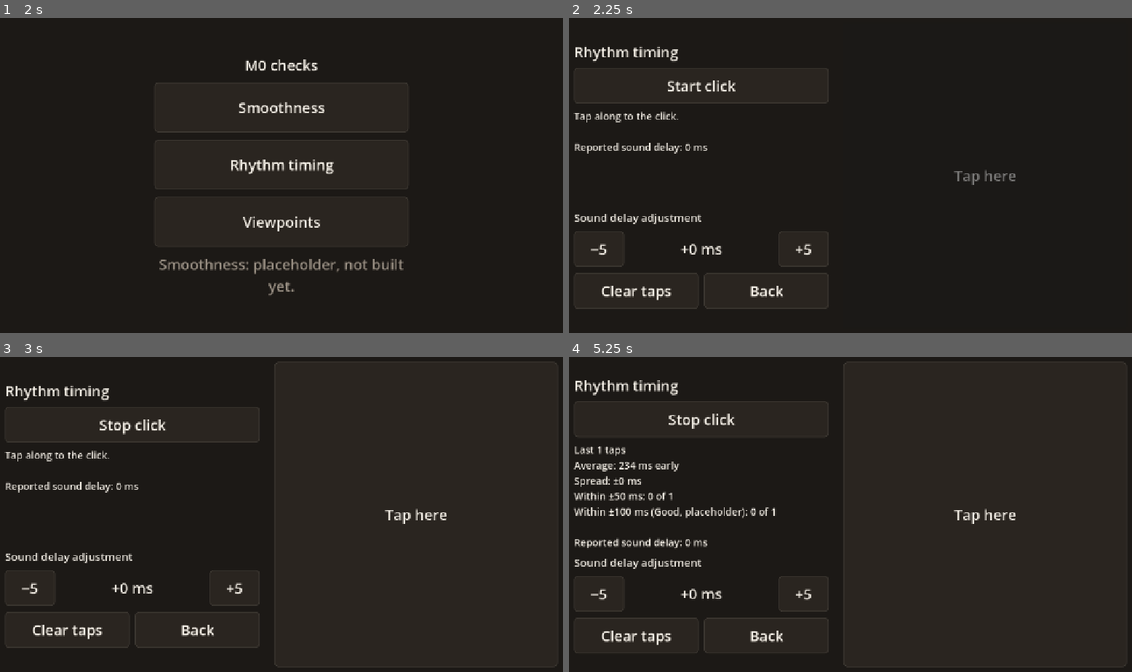
Above: before the commit, frames 1-4 (two rows, left to right).
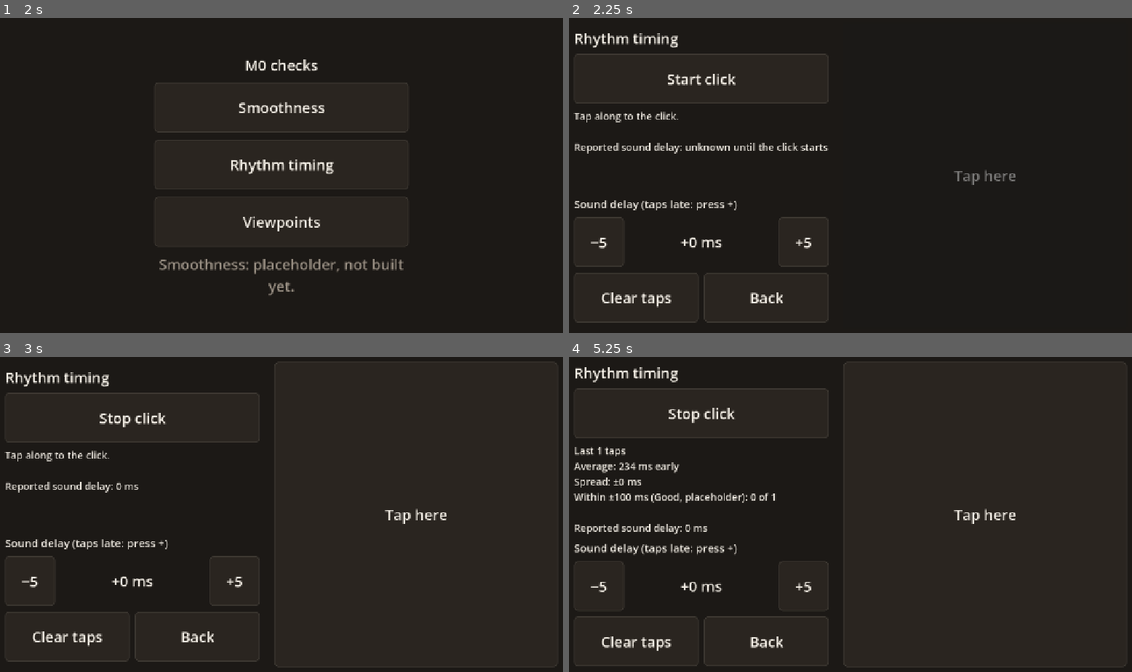
Above: after the commit, the same moments.

Repository: dsickles/Threshold
Game: Godot game, scene res://scenes/ui/m0_menu.tscn
The game is run twice, just before and just after one commit, with the same random seed, the same clock (stepped at 60 frames per second) and the same inputs. Sound files missing from this copy of the repository are replaced by a short silence.
Inputs:
- Up to frame 1 (2 s): click "Tap to begin" at 0.5 s; click "Smoothness" at 1.25 s
- Up to frame 2 (2.25 s): click "Rhythm timing" at 2 s
- Up to frame 3 (3 s): click "Start click" at 2.75 s
- Up to frame 4 (5.25 s): click "Stop click" at 3.5 s; click "Start click" at 4.25 s; click "Tap here" at 5 s

Frame 1 is identical in both runs. In frame 2, 3.4% of the frame differs, in the area x 1-47%, y 4-97%; in frame 3, 3.1%; in frame 4, 5.4%, in the area x 0-47%, y 3-99%.

Commit message:
Rhythm check review fixes: 110px buttons, quarter-beat delay limit, clearer readouts (DAS-68)
Co-Authored-By: Claude Opus 5.5 <noreply@anthropic.com>

Diff:
--- a/game/scenes/ui/m0_rhythm_check.gd
+++ b/game/scenes/ui/m0_rhythm_check.gd
@@ -8,14 +8,14 @@
 ## distance to the nearest click.
 
 const RECENT_TAPS := 20
-const TIGHT_WINDOW_MS := 50.0
 # Placeholder: the real Good window is decided when the Partner is built.
 const GOOD_WINDOW_MS := 100.0
 const DELAY_STEP_MS := 5.0
-const DELAY_LIMIT_MS := 300.0
+# A quarter beat. Near half a beat, late taps would wrap round to read early.
+const DELAY_LIMIT_MS := 150.0
 
 var _beat_seconds: float
-var _output_latency: float
+var _output_latency_seconds := -1.0  # Unknown until the click first starts.
 var _delay_ms := 0.0
 # Offsets in seconds before the delay adjustment, so changing the adjustment
 # re-scores taps already made.
@@ -50,7 +50,7 @@
 		_tap_pad.disabled = true
 		return
 	# Read once: it can be slow, and it doesn't change while playing.
-	_output_latency = AudioServer.get_output_latency()
+	_output_latency_seconds = AudioServer.get_output_latency()
 	_player.play()
 	_start_button.text = "Stop click"
 	_tap_pad.disabled = false
@@ -61,7 +61,7 @@
 	if not _player.playing:
 		return
 	var heard := _player.get_playback_position() \
-			+ AudioServer.get_time_since_last_mix() - _output_latency
+			+ AudioServer.get_time_since_last_mix() - _output_latency_seconds
 	_raw_offsets.append(_wrap_to_beat(heard))
 	if _raw_offsets.size() > RECENT_TAPS:
 		_raw_offsets.pop_front()
@@ -88,7 +88,9 @@
 
 func _refresh() -> void:
 	_delay_value.text = "%+d ms" % roundi(_delay_ms)
-	var latency_text := "Reported sound delay: %d ms" % roundi(_output_latency * 1000.0)
+	var latency_text := "Reported sound delay: unknown until the click starts"
+	if _output_latency_seconds >= 0.0:
+		latency_text = "Reported sound delay: %d ms" % roundi(_output_latency_seconds * 1000.0)
 	if _raw_offsets.is_empty():
 		_results.text = "Tap along to the click.\n\n%s" % latency_text
 		return
@@ -102,12 +104,9 @@
 		mean += offset
 	mean /= count
 	var variance := 0.0
-	var tight := 0
 	var good := 0
 	for offset in offsets_ms:
 		variance += (offset - mean) ** 2
-		if absf(offset) <= TIGHT_WINDOW_MS:
-			tight += 1
 		if absf(offset) <= GOOD_WINDOW_MS:
 			good += 1
 	var spread := sqrt(variance / count)
@@ -116,7 +115,6 @@
 		"Last %d taps" % count,
 		"Average: %s" % _describe(mean),
 		"Spread: ±%d ms" % roundi(spread),
-		"Within ±%d ms: %d of %d" % [roundi(TIGHT_WINDOW_MS), tight, count],
 		"Within ±%d ms (Good, placeholder): %d of %d" % [roundi(GOOD_WINDOW_MS), good, count],
 		"",
 		latency_text,
--- a/game/scenes/ui/m0_rhythm_check.tscn
+++ b/game/scenes/ui/m0_rhythm_check.tscn
@@ -53,13 +53,13 @@
 
 [node name="StartButton" type="Button" parent="Margin/Columns/Controls"]
 unique_name_in_owner = true
-custom_minimum_size = Vector2(0, 80)
+custom_minimum_size = Vector2(0, 110)
 layout_mode = 2
 text = "Start click"
 
 [node name="Results" type="Label" parent="Margin/Columns/Controls"]
 unique_name_in_owner = true
-custom_minimum_size = Vector2(0, 210)
+custom_minimum_size = Vector2(0, 180)
 layout_mode = 2
 theme_override_font_sizes/font_size = 22
 autowrap_mode = 3
@@ -67,7 +67,7 @@
 [node name="DelayLabel" type="Label" parent="Margin/Columns/Controls"]
 layout_mode = 2
 theme_override_font_sizes/font_size = 24
-text = "Sound delay adjustment"
+text = "Sound delay (taps late: press +)"
 
 [node name="DelayRow" type="HBoxContainer" parent="Margin/Columns/Controls"]
 layout_mode = 2
@@ -75,7 +75,7 @@
 
 [node name="DelayDownButton" type="Button" parent="Margin/Columns/Controls/DelayRow"]
 unique_name_in_owner = true
-custom_minimum_size = Vector2(110, 80)
+custom_minimum_size = Vector2(110, 110)
 layout_mode = 2
 text = "−5"
 
@@ -88,7 +88,7 @@
 
 [node name="DelayUpButton" type="Button" parent="Margin/Columns/Controls/DelayRow"]
 unique_name_in_owner = true
-custom_minimum_size = Vector2(110, 80)
+custom_minimum_size = Vector2(110, 110)
 layout_mode = 2
 text = "+5"
 
@@ -98,14 +98,14 @@
 
 [node name="ClearButton" type="Button" parent="Margin/Columns/Controls/BottomRow"]
 unique_name_in_owner = true
-custom_minimum_size = Vector2(0, 80)
+custom_minimum_size = Vector2(0, 110)
 layout_mode = 2
 size_flags_horizontal = 3
 text = "Clear taps"
 
 [node name="BackButton" type="Button" parent="Margin/Columns/Controls/BottomRow"]
 unique_name_in_owner = true
-custom_minimum_size = Vector2(0, 80)
+custom_minimum_size = Vector2(0, 110)
 layout_mode = 2
 size_flags_horizontal = 3
 text = "Back"
